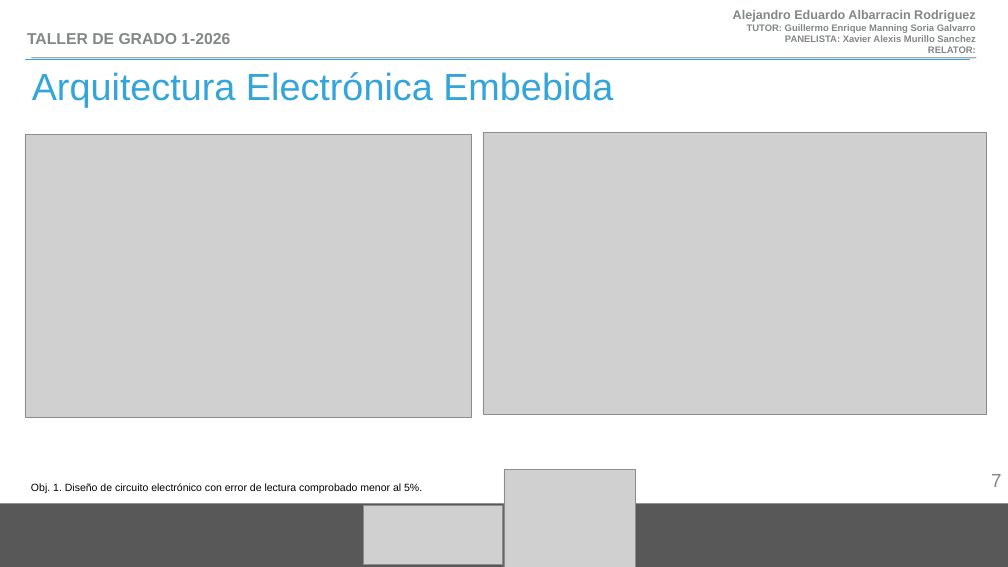
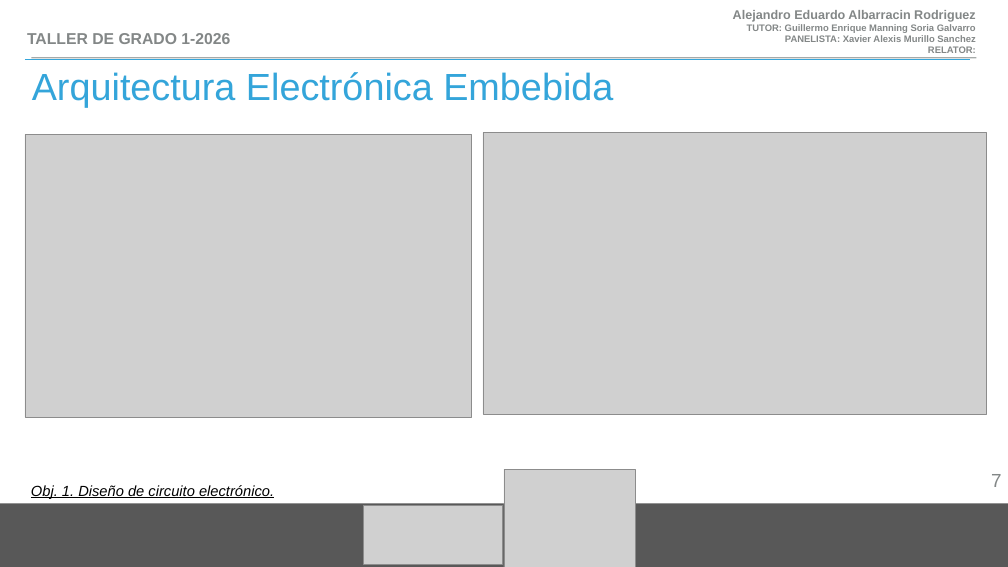
Before and after one commit to albale15/simulador_de_Extraccion_de_polipos_intestinales, a slide deck: slide 7 of presentacion/presentacion simulador de reseccion de polipos intestinales.pptx. Drawn at 1008x567 pixels with LibreOffice and Linux fonts; fonts in the diff are those of the drawing; grey boxes stand for pictures. Boxes give left, top, right and bottom in pixels: in the first picture for what was removed or moved away, otherwise in the second. Text is boxed around its words. In the diff, an @@ line names an element or a change of style, - is before the commit and + after.

```diff
--- a/presentacion/presentacion simulador de reseccion de polipos intestinales.pptx
+++ b/presentacion/presentacion simulador de reseccion de polipos intestinales.pptx
@@ text at (31,485,274,499): text changed; size 20 to 28 pt; italic on @@
-Obj. 1. Diseño de circuito electrónico con error de lectura comprobado menor al 5%.
+Obj. 1. Diseño de circuito electrónico.
```
Also in this commit, not shown: 11 other slides changed, 6 other files.
